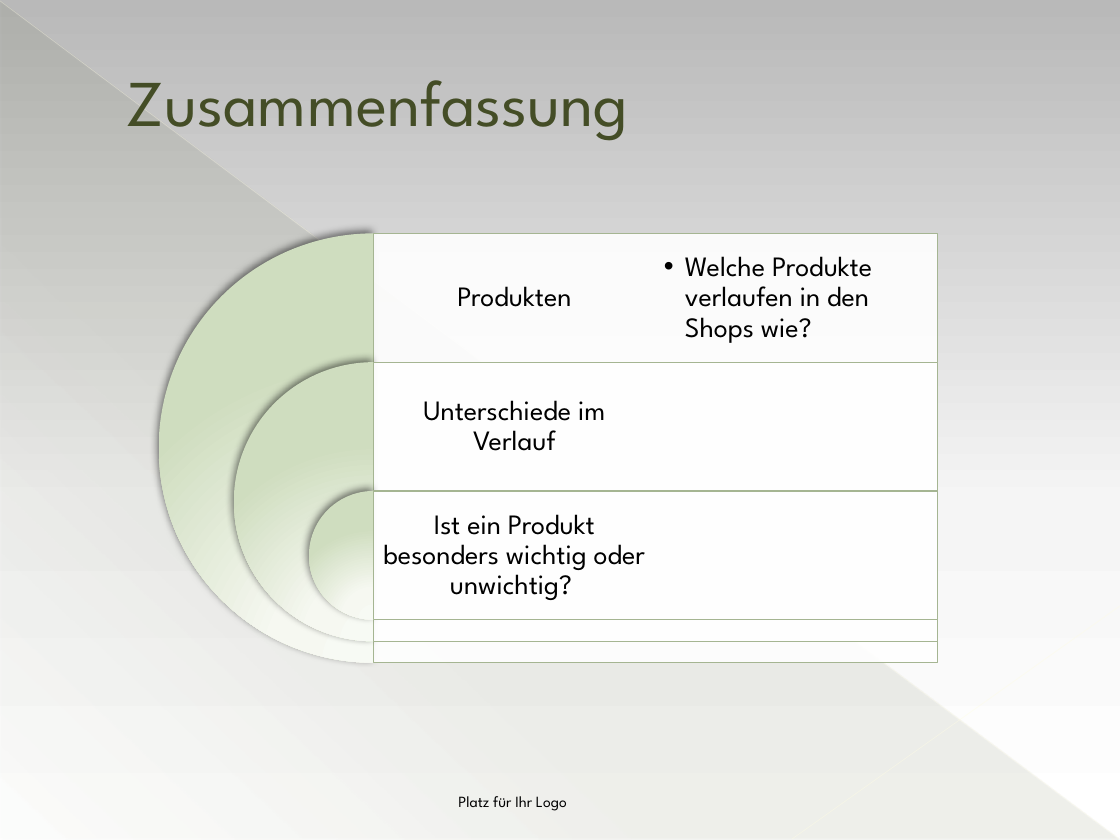
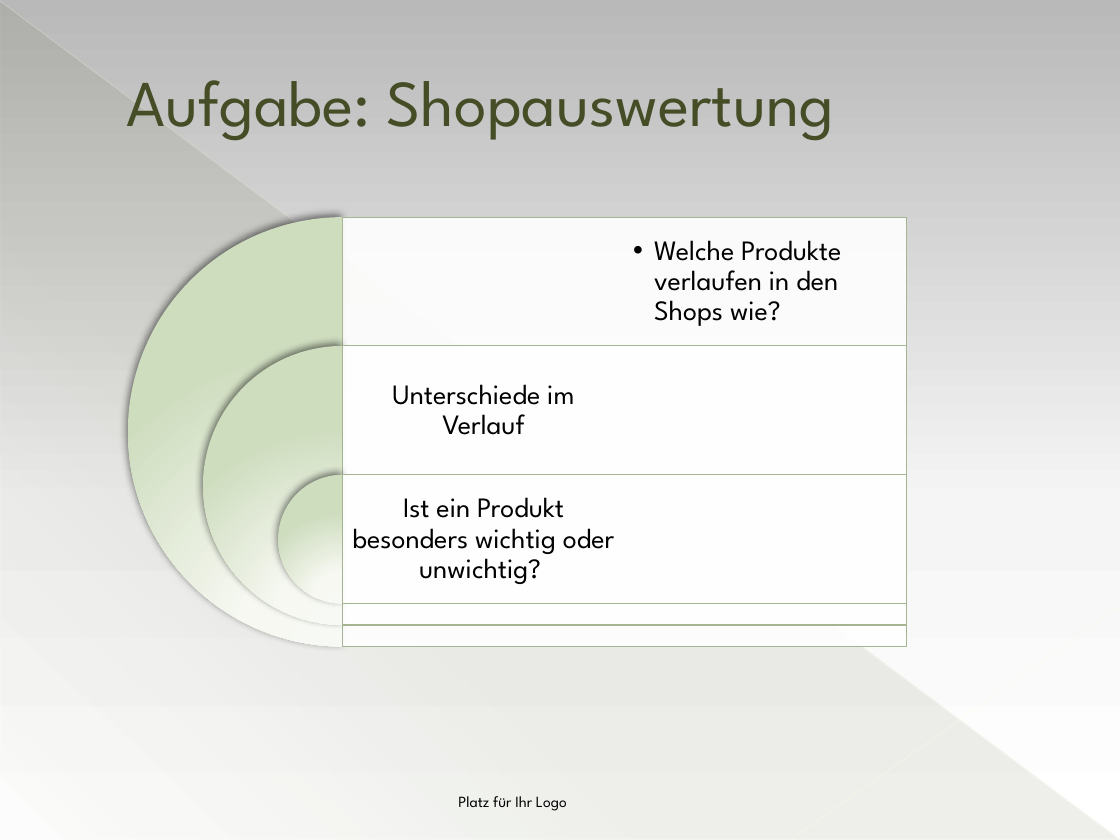
Before and after one commit to DataCraftAnca/Shop-Analyse, a slide deck: slide 3 of Shopauswertung.pptx (slide 2 before the commit). Drawn at 1120x840 pixels with LibreOffice and Linux fonts; fonts in the diff are those of the drawing. Boxes give left, top, right and bottom in pixels: in the first picture for what was removed or moved away, otherwise in the second. Text is boxed around its words. In the diff, an @@ line names an element or a change of style, - is before the commit and + after.

Commit message:
Änderungen in meiner "AUFGABE 5 - SHOPAUSWERTUNG_Hyun_Lee Datei gemacht"--> Pie Chart

```diff
--- a/Shopauswertung.pptx
+++ b/Shopauswertung.pptx
@@ title at [126, 80, 834, 141]: text changed @@
-Zusammenfassung
+Aufgabe: Shopauswertung
@@ 3 texts, 3 rectangles, 3 pie slice (boxed as its full ellipse)s: place and size @@
-3 texts, 3 rectangles, 3 pie slice (boxed as its full ellipse)s at [159, 233, 937, 662]
+3 texts, 3 rectangles, 3 pie slice (boxed as its full ellipse)s at [128, 217, 907, 646]
@@ text removed at [457, 286, 571, 307] @@
-Produkten
```
Also in this commit, not shown: 1 other slide changed, 5 slides added, 1 slide removed.
